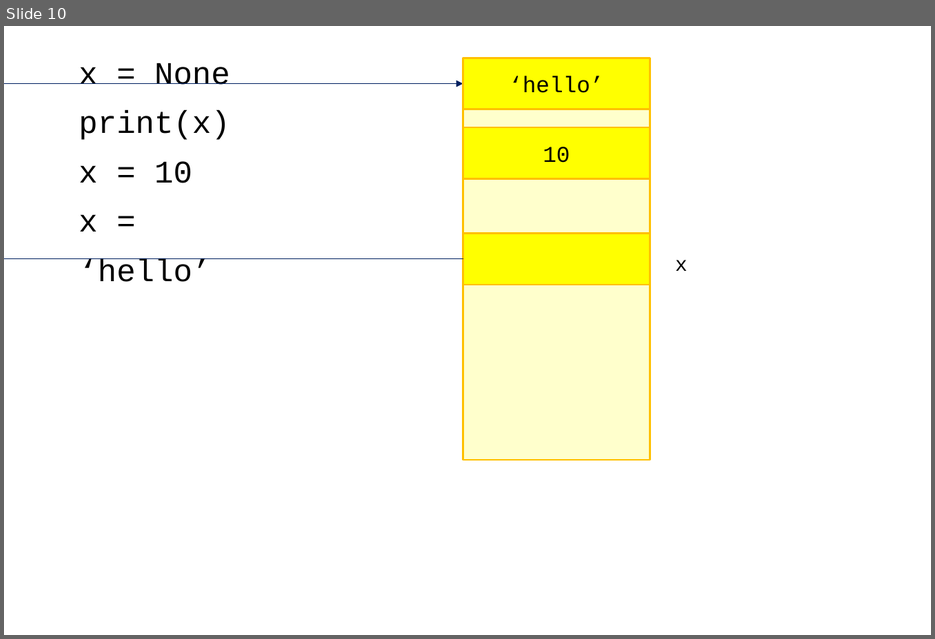
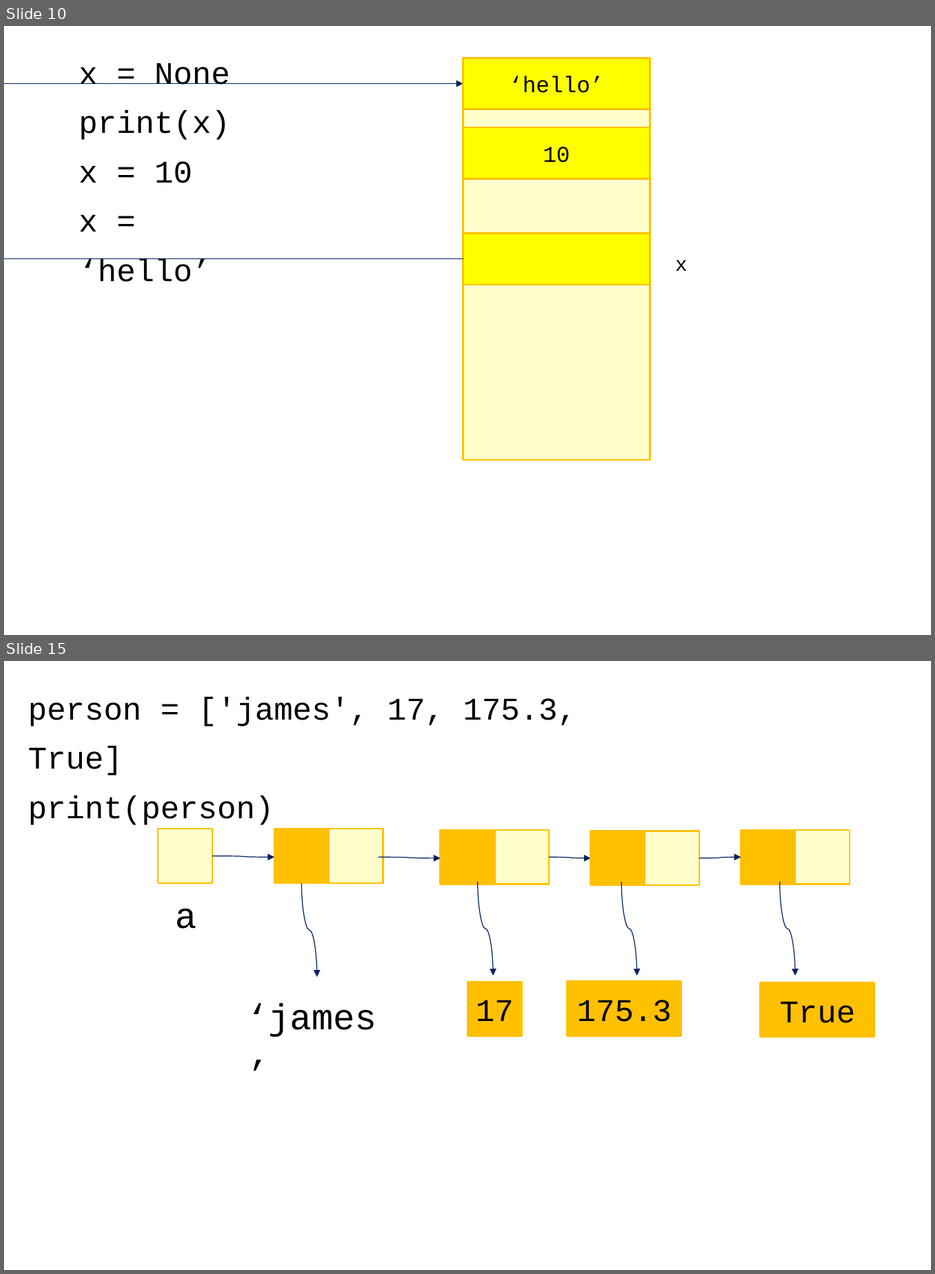
Before and after one commit to imguru-mooc/python, a slide deck: python_판서.pptx. Shown one above the other, each under a label of ours: slide 10 before the commit, slides 10 and 15 after it; the slides between them are not shown. The pictures are 935x639 and 935x1274 pixels, drawn with LibreOffice and Linux fonts; fonts in the diff are those of the drawing. Boxes give left, top, right and bottom in pixels: in the first picture for what was removed or moved away, otherwise in the second. Text is boxed around its words. In the diff, an @@ line names an element or a change of style, - is before the commit and + after.

```diff
--- a/python_판서.pptx
+++ b/python_판서.pptx
@@ slide 15 added at (4,661,931,1270), background #FFFFFF @@
@@ text added at (28,697,577,825), 28 pt, text #000000 @@
+person = ['james', 17, 175.3, True]
+print(person)
@@ rectangle added at (159,829,212,883), fill #FFFFCC, outline #FFC000 1.5 pt @@
@@ rectangle added at (274,829,329,883), fill #FFC000, outline #FFC000 1.5 pt @@
@@ rectangle added at (329,829,383,883), fill #FFFFCC, outline #FFC000 1.5 pt @@
@@ rectangle added at (440,830,495,885), fill #FFC000, outline #FFC000 1.5 pt @@
@@ rectangle added at (495,830,549,885), fill #FFFFCC, outline #FFC000 1.5 pt @@
@@ rectangle added at (591,831,646,885), fill #FFC000, outline #FFC000 1.5 pt @@
@@ rectangle added at (645,831,699,885), fill #FFFFCC, outline #FFC000 1.5 pt @@
@@ rectangle added at (742,830,795,885), fill #FFC000, outline #FFC000 1.5 pt @@
@@ rectangle added at (795,830,850,885), fill #FFFFCC, outline #FFC000 1.5 pt @@
@@ curved arrow added from (212, 856) to (274, 857), #002060 0.75 pt @@
@@ curved arrow added from (379, 857) to (440, 858), #002060 0.75 pt @@
@@ curved arrow added from (549, 857) to (591, 858), #002060 0.75 pt @@
@@ curved arrow added from (699, 858) to (742, 857), #002060 0.75 pt @@
@@ curved arrow added from (302, 883) to (317, 977), #002060 0.75 pt @@
@@ curved arrow added from (477, 882) to (494, 975), #002060 0.75 pt @@
@@ curved arrow added from (622, 882) to (637, 975), #002060 0.75 pt @@
@@ curved arrow added from (780, 882) to (795, 975), #002060 0.75 pt @@
@@ text added at (175,909,197,929), 32 pt, text #000000 @@
+a
@@ rectangle added at (468,982,522,1036), fill #FFC000, outline #FFC000 1.5 pt, 28 pt, text #000000 @@
+17
@@ rectangle added at (568,982,682,1036), fill #FFC000, outline #FFC000 1.5 pt, 28 pt, text #000000 @@
+175.3
@@ rectangle added at (761,983,875,1037), fill #FFC000, outline #FFC000 1.5 pt, 28 pt, text #000000 @@
+True
@@ text added at (247,1003,377,1037), 32 pt, text #000000 @@
+‘james’
```
Also in this commit, not shown: 32 other slides added, 1 other file.
